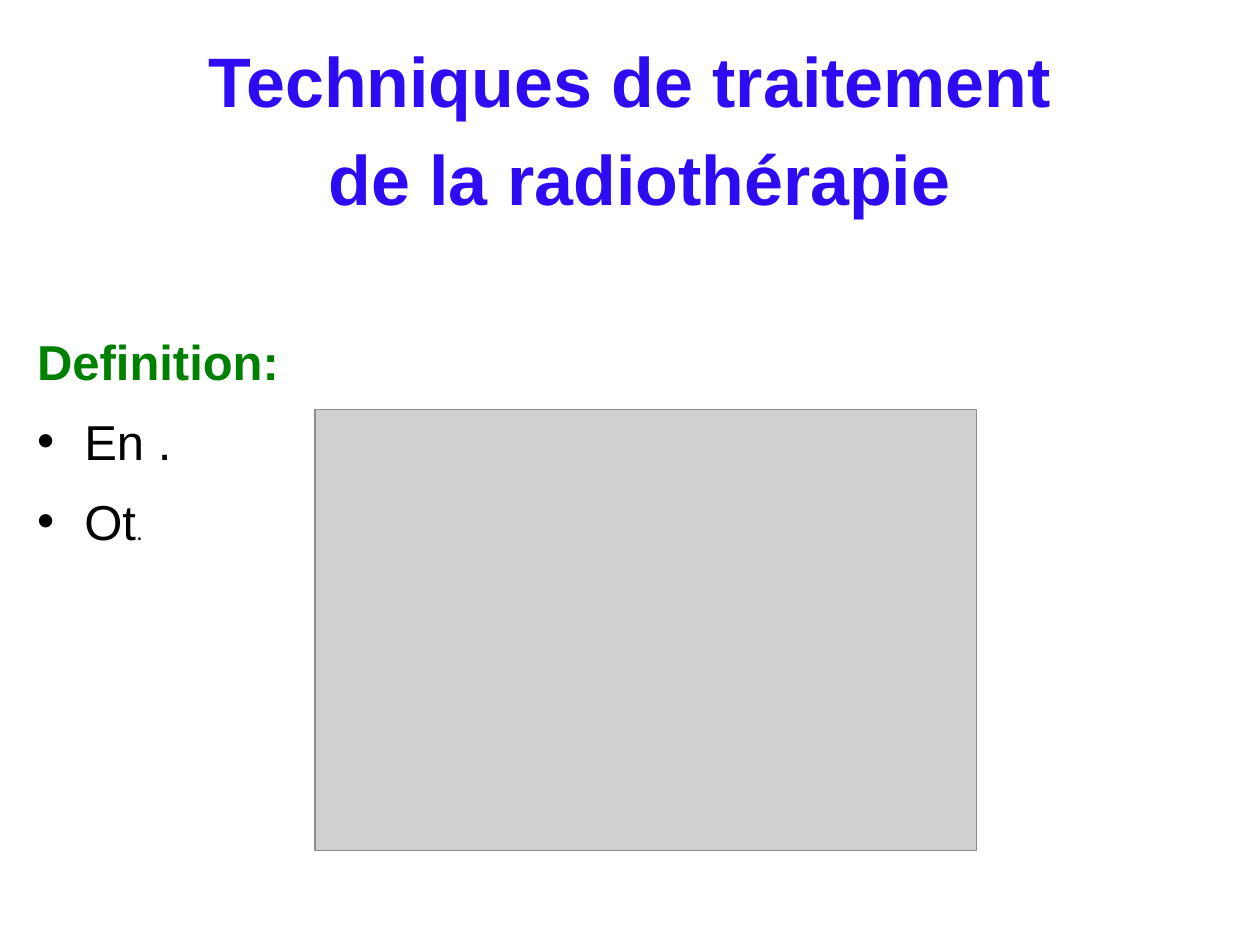
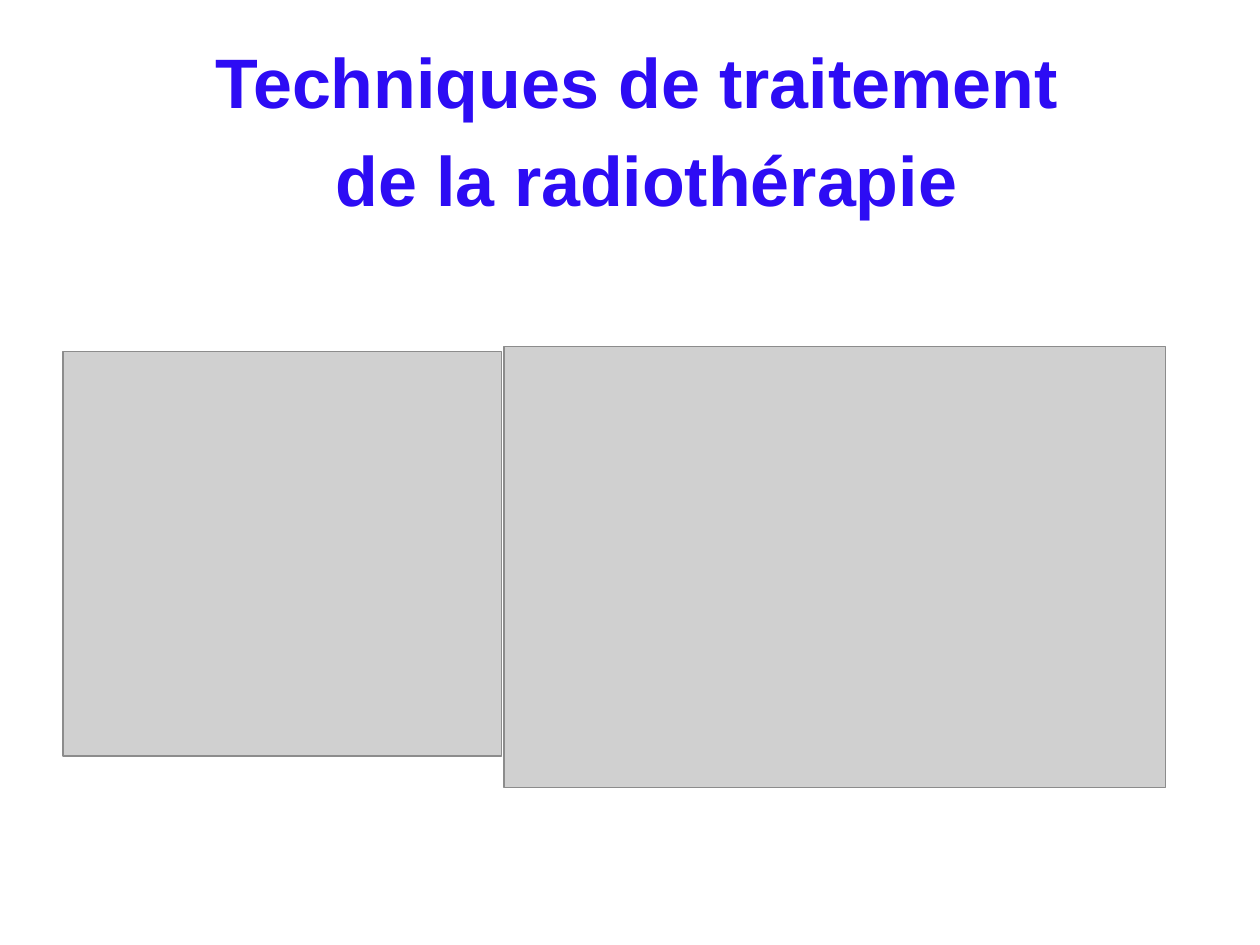
Before and after one commit to ay-learn/RT-ORL, a slide deck: slide 7 of power-point/biophysique.pptx. Drawn at 1260x945 pixels with LibreOffice and Linux fonts; fonts in the diff are those of the drawing; grey boxes stand for pictures; background and template pictures are left out. Boxes give left, top, right and bottom in pixels: in the first picture for what was removed or moved away, otherwise in the second. Text is boxed around its words. In the diff, an @@ line names an element or a change of style, - is before the commit and + after.

```diff
--- a/power-point/biophysique.pptx
+++ b/power-point/biophysique.pptx
@@ text "Techniques de traitement": place and size @@
-text "Techniques de traitement" at box(37, 56, 1051, 541)
+text "Techniques de traitement" at box(216, 57, 1057, 219)
@@ text at box(37, 344, 279, 541): paragraphs removed @@
-Definition:
-• En .
-• Ot.
@@ picture added at box(63, 352, 501, 756) @@
@@ picture: place and size @@
-picture at box(315, 410, 976, 850)
+picture at box(504, 346, 1166, 788)
```
Also in this commit, not shown: 12 other slides changed, 1 slide added, 2 slides removed.
